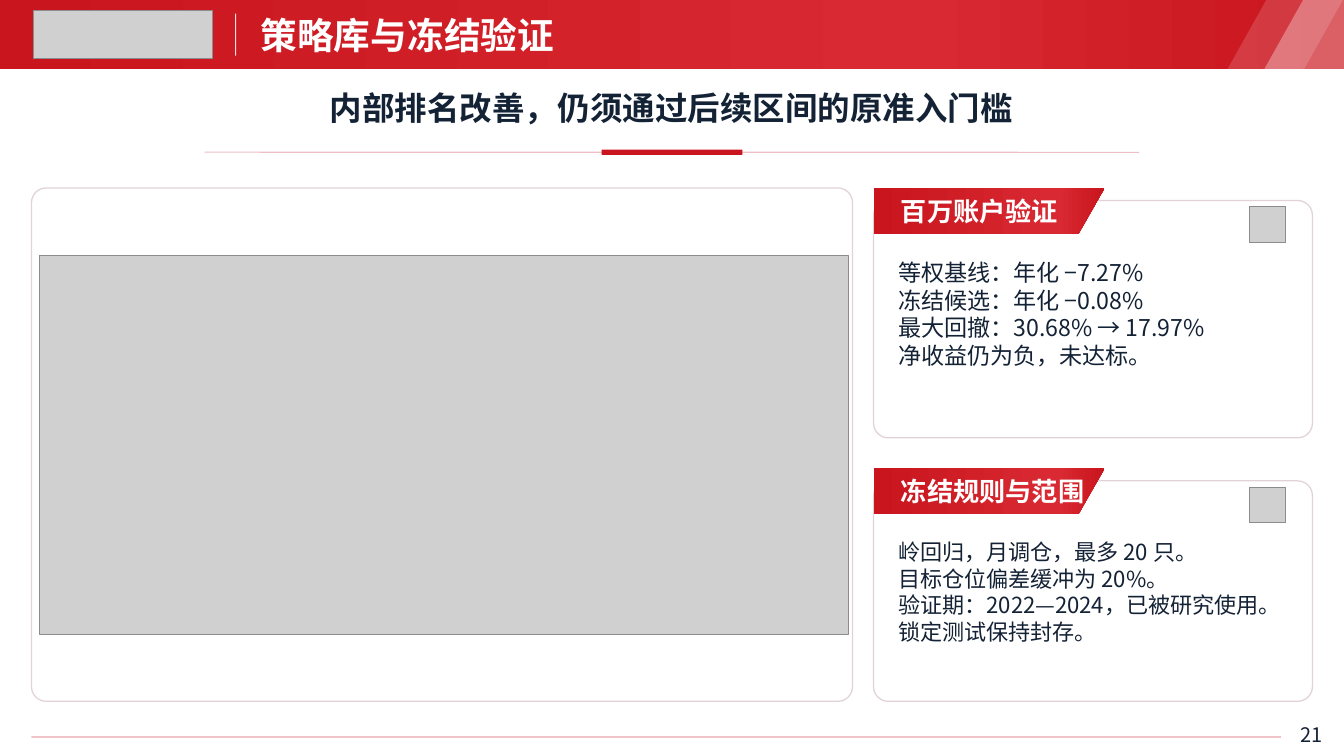
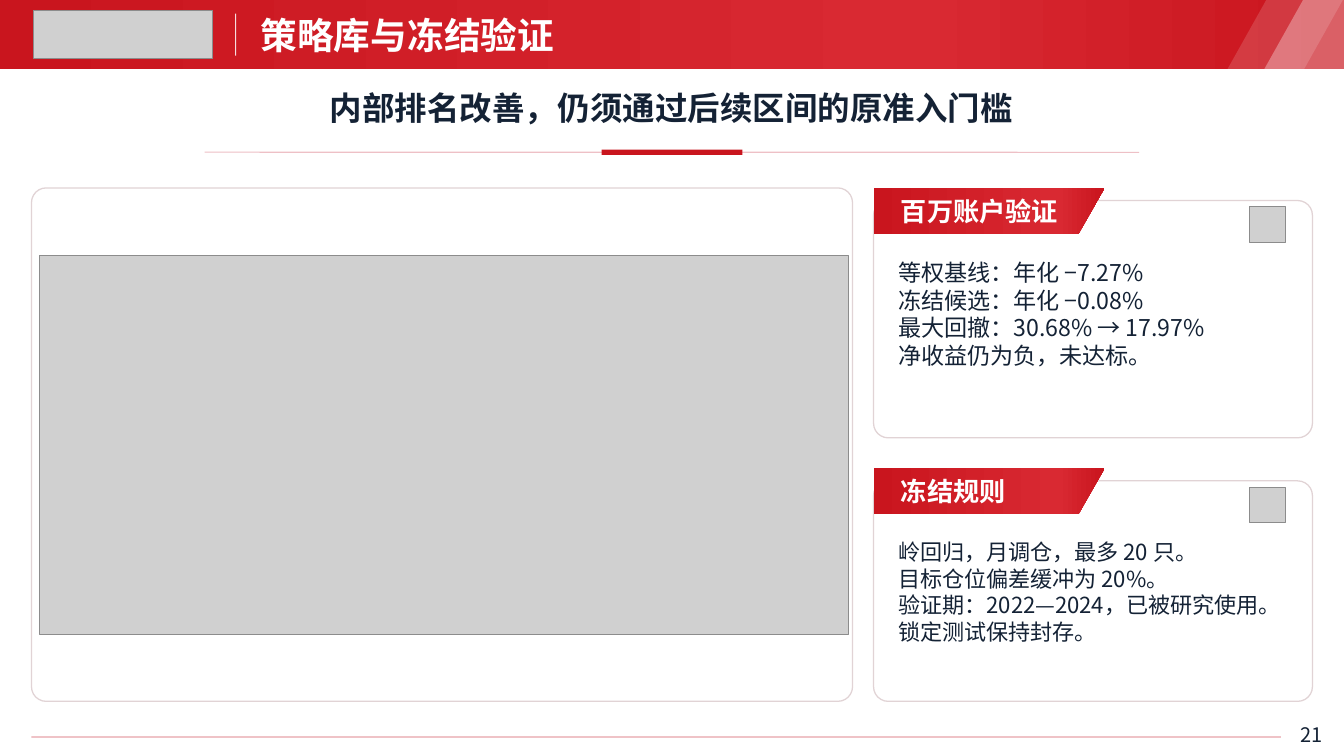
Before and after one commit to accelerator-s/QuantLens, a slide deck: slide 21 of 项目介绍.pptx. Drawn at 1344x756 pixels with LibreOffice and Linux fonts; fonts in the diff are those of the drawing; grey boxes stand for pictures; background and template pictures are left out. Boxes give left, top, right and bottom in pixels: in the first picture for what was removed or moved away, otherwise in the second. Text is boxed around its words. In the diff, an @@ line names an element or a change of style, - is before the commit and + after.

```diff
--- a/项目介绍.pptx
+++ b/项目介绍.pptx
@@ text at (901,478,1006,504): text changed @@
-冻结规则与范围
+冻结规则
```
Also in this commit, not shown: 2 other slides changed, 1 other file.
